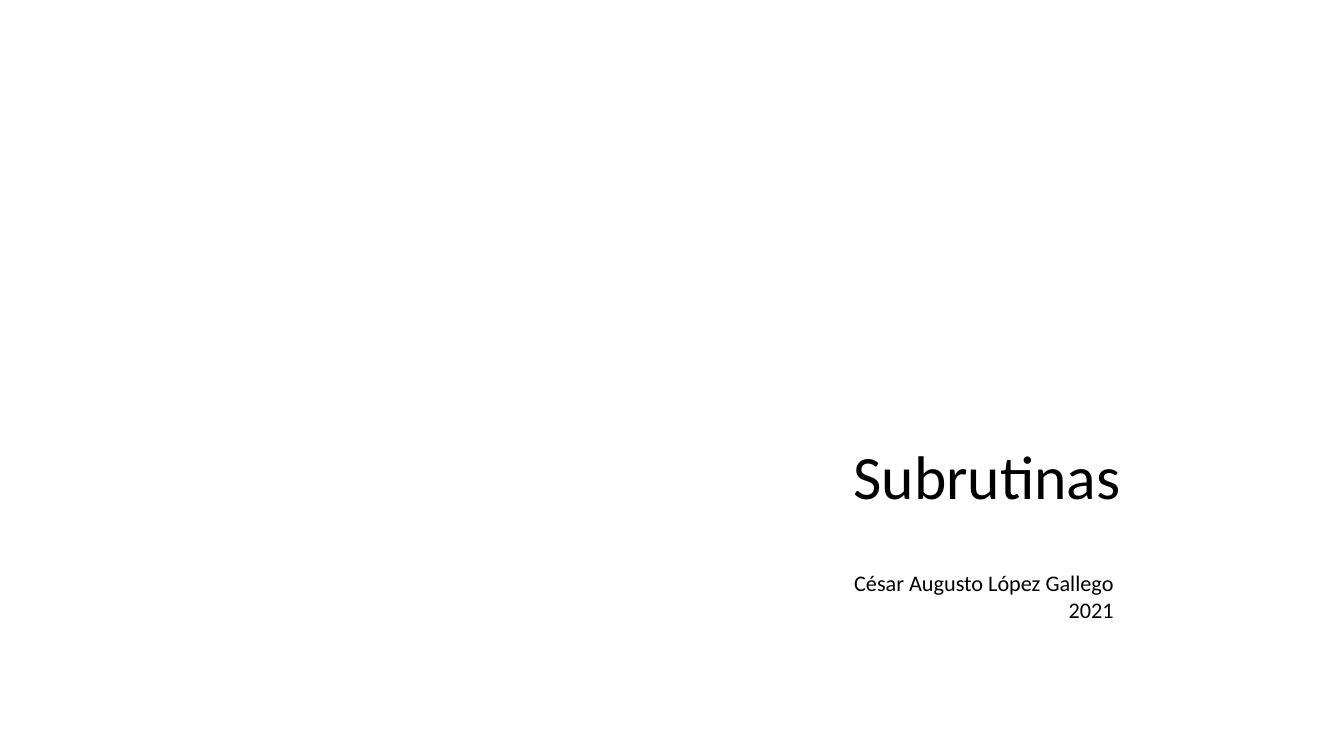
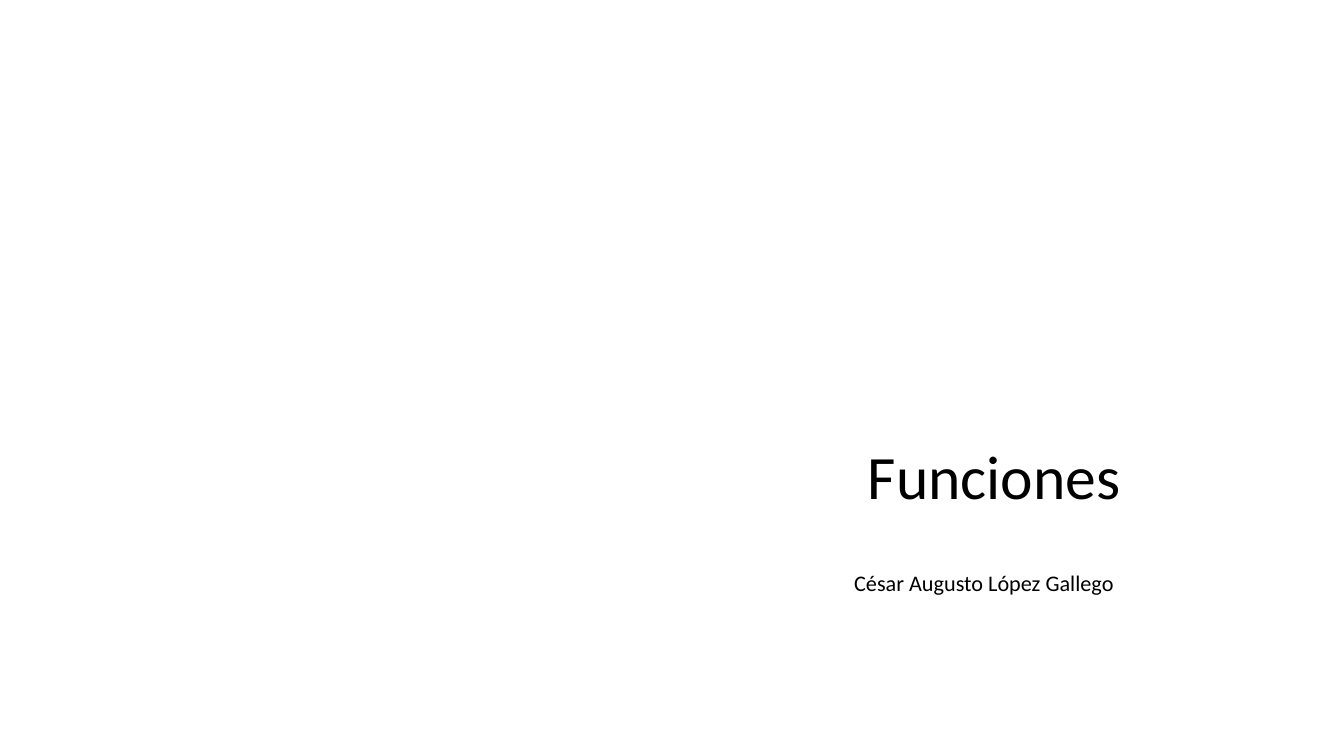
Before and after one commit to CesarLopez-Profe/Logica-de-programacion, a slide deck: slide 2 of Slides/2_Funciones.pptx. Drawn at 1344x756 pixels with LibreOffice and Linux fonts; fonts in the diff are those of the drawing; background and template pictures are left out. Boxes give left, top, right and bottom in pixels: in the first picture for what was removed or moved away, otherwise in the second. Text is boxed around its words. In the diff, an @@ line names an element or a change of style, - is before the commit and + after.

Commit message:
Cambios en el main y slide funciones

```diff
--- a/Slides/2_Funciones.pptx
+++ b/Slides/2_Funciones.pptx
@@ text at [868,456,1121,500]: text changed @@
-Subrutinas
+Funciones
@@ text at [1069,603,1114,618]: paragraph removed @@
-2021
```
Also in this commit, not shown: 3 other slides changed, 5 slides added, 1 slide removed, 1 other file.
